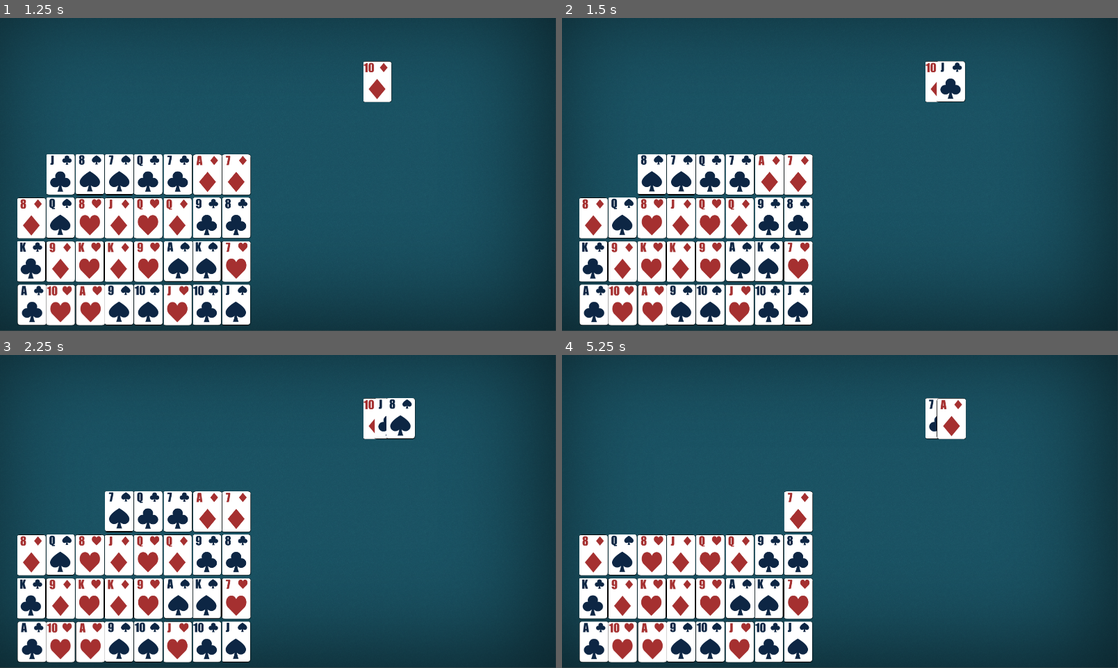
Above: before the commit, frames 1-4 (two rows, left to right).
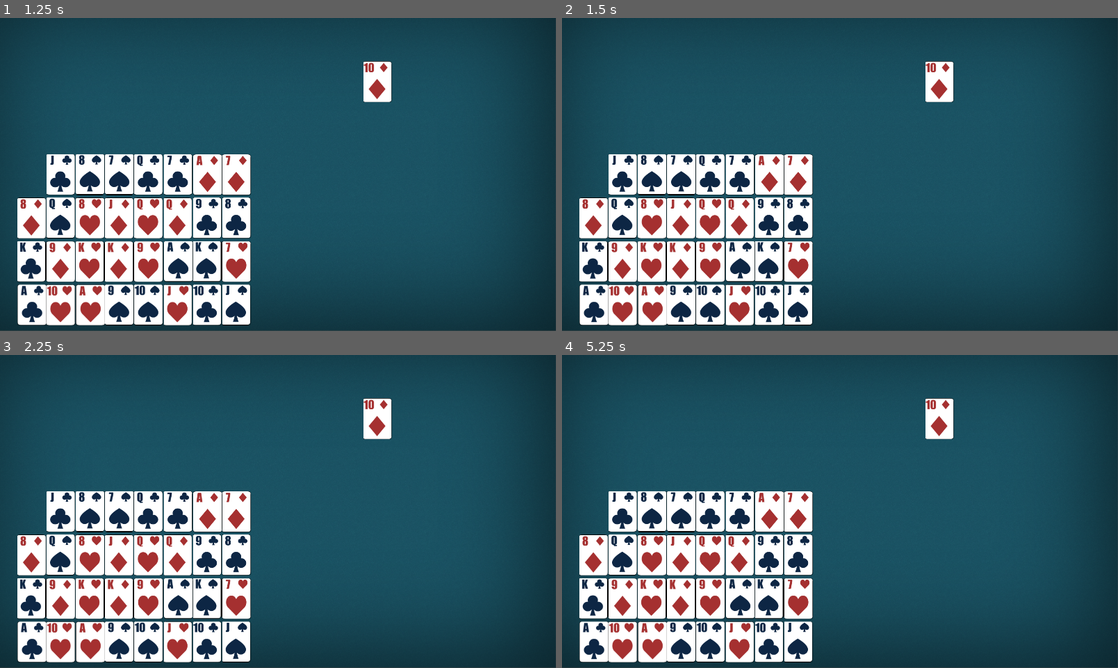
Above: after the commit, the same moments.

Repository: KraZ09/Rentz
Game: Godot game, scene res://Scenes/main.tscn
The game is run twice, just before and just after one commit, with the same random seed, the same clock (stepped at 60 frames per second) and the same inputs.
Inputs (mouse positions are in pixels of both pictures, inside the frame that each line leads up to):
- Up to frame 1 (1.25 s): click (33, 174) at 0.52 s
- Up to frame 2 (1.5 s): click (623, 174) at 1.27 s
- Up to frame 3 (2.25 s): click (88, 511) at 2.02 s
- Up to frame 4 (5.25 s): click (684, 511) at 2.77 s; click (712, 511) at 3.52 s; click (739, 511) at 4.27 s; click (767, 511) at 5.02 s

Frame 1 is identical in both runs. In frame 2, 1.2% of the frame differs, in the area x 8-73%, y 13-57%; in frame 3, 2.1%; in frame 4, 4.6%.

Commit message:
Rounds logic basics

Diff:
--- a/Scenes/mainLogic.gd
+++ b/Scenes/mainLogic.gd
@@ -4,12 +4,15 @@
 var deck: Array[Card] = []
 var currentTrick: Array[Card] = [] # Cards in the current round
 var trickIndex = 0 # Starts at 0, ends at numOfPlayers
+var cardsPerPlayer = 2 * numOfPlayers
+signal cardPlayed(player_id: int)
 
 var cardAtlas = preload("res://Card/all_cards.png") as Texture2D # Spritesheet
 
 const numOfPlayers = 4
 var playerScene = preload("res://Scenes/player.tscn") as PackedScene
 var players : Array[Player] = []
+var currentPlayerIndex  = 0
 
 @onready var trickArea: Node2D = $TrickArea
 
@@ -73,13 +76,16 @@
 
 		button.pressed.connect(func():
 			print("Player %d played: %s of %d" % [playerId, card.suit, card.value])
+			# Check if it is the player's turn
+			if (currentPlayerIndex != playerId):
+				print("Illegal move!")
+				return
+
 			playCard(playerId, card) # call the function to play that card
-			thisButton.queue_free()
+			thisButton.queue_free() # Delete the button
 		)
 
 func distributeCards() -> void: # Give each player their cards
-	var cardsPerPlayer = 2 * numOfPlayers
-
 	for r in range(cardsPerPlayer):
 		for i in range(numOfPlayers):
 			var card = deck.pop_front() # Take the top card and give it to the player
@@ -87,6 +93,7 @@
 			players[i].hand.append(card)
 
 func playCard(playerId: int, card : Card) -> void: # Logic for playing the card
+	# If the move is legal, proceed
 	players[playerId].hand.erase(card) # Remove the card from player's hand
 	currentTrick.append(card) # Add played card to trick
 
@@ -95,12 +102,23 @@
 	playedCard.texture = card.image
 	playedCard.position += Vector2(trickIndex * 40,0)
 	trickArea.add_child(playedCard)
-	trickIndex += 1
 
-	if trickIndex == numOfPlayers: # Complete trick
-		await get_tree().create_timer(1.0).timeout
-		trickIndex = 0
-		trickEnd()
+	emit_signal("cardPlayed", playerId)
+
+func RoundStart() -> void: # Minigame loop
+	var totalCardsPlayed = 0 # How many cards have been played the whole round
+	while (totalCardsPlayed < (cardsPerPlayer * numOfPlayers)):
+		for i in range(numOfPlayers):
+			currentPlayerIndex = i
+
+			await cardPlayed
+			totalCardsPlayed += 1
+			trickIndex += 1
+
+			if trickIndex == numOfPlayers: # Complete trick
+				await get_tree().create_timer(1.0).timeout
+				trickEnd()
+	print("Round over!")
 
 func trickEnd() -> void: # Determine the winner
 	# The first card determines what theo others play
@@ -115,16 +133,19 @@
 
 	print("Player %d won the trick with %s of %d" % [winnerId, leadSuit, highestValue])
 
-	# Clear trick
+	# Remove visuals
 	for child in trickArea.get_children():
 		child.queue_free()
-		currentTrick.clear()
+
+	trickIndex = 0
+	currentTrick.clear() # Clear array
 
 func _ready() -> void:
 	generateCards()
 	shuffleDeck()
 	instantiatePlayers()
 	distributeCards()
+	RoundStart()
 
 	displayHand(0)
 	displayHand(1)
Not shown, added: Scenes/main.tscn4868032419.tmp
